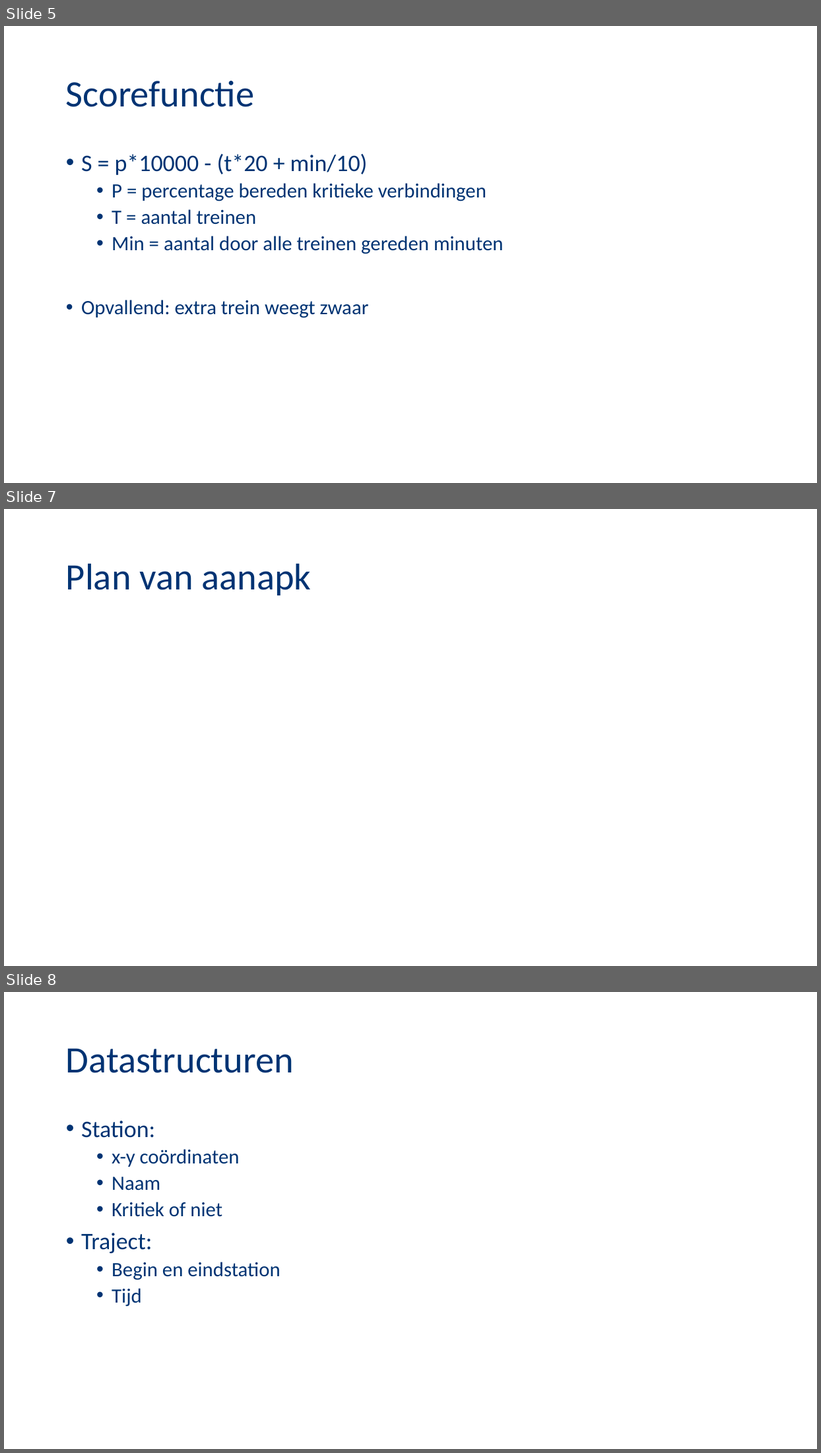
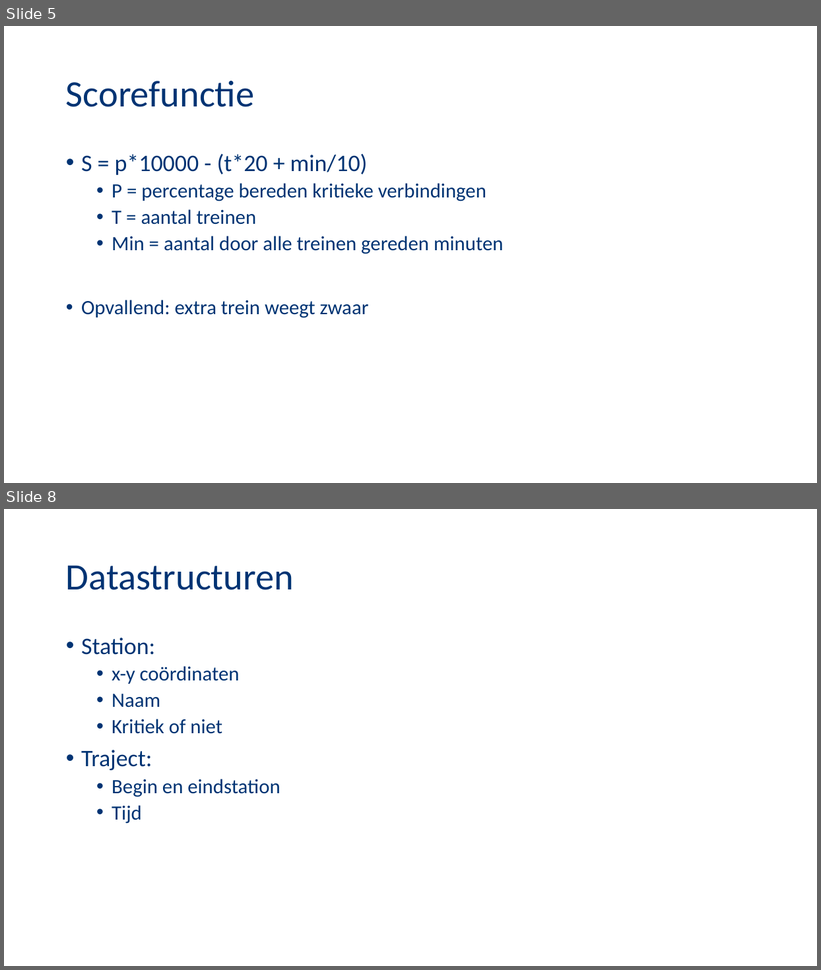
Before and after one commit to NegativeNancy/Team_Arjan, a slide deck: Presentaties/Presentatie1.pptx. Shown one above the other, each under a label of ours: slides 5, 7 and 8 before the commit, slides 5 and 8 after it; the slides between them are not shown. The pictures are 821x1453 and 821x970 pixels, drawn with LibreOffice and Linux fonts; fonts in the diff are those of the drawing; background and template pictures are left out. Boxes give left, top, right and bottom in pixels: in the first picture for what was removed or moved away, otherwise in the second. Text is boxed around its words. In the diff, an @@ line names an element or a change of style, - is before the commit and + after.

```diff
--- a/Presentaties/Presentatie1.pptx
+++ b/Presentaties/Presentatie1.pptx
@@ slide 7 removed at (4,509,817,966), background picture (left out) @@
@@ title removed at (66,563,312,595) @@
-Plan van aanapk
```
Also in this commit, not shown: 2 slides changed, 1 slide added.
